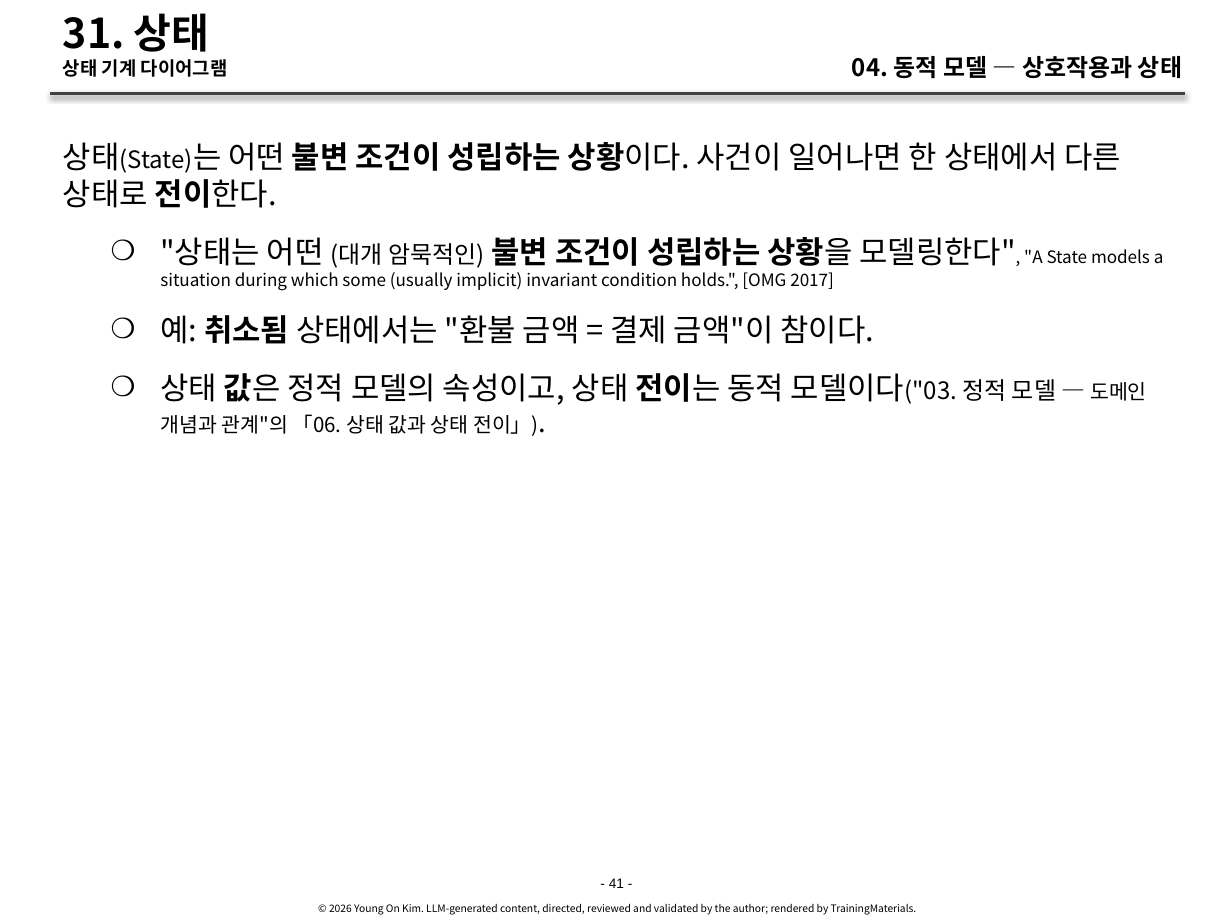
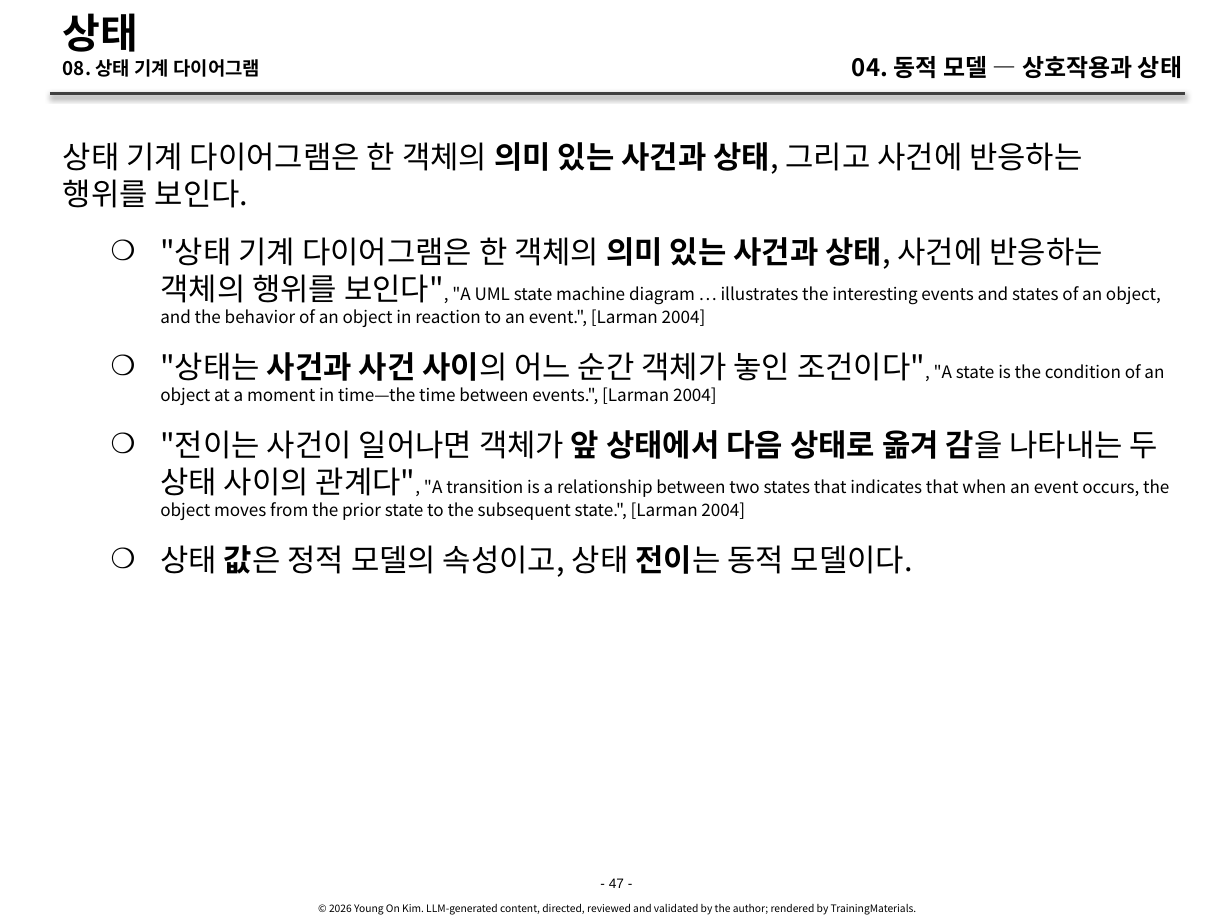
Before and after one commit to YoungSan77/TrainingMaterials, a slide deck: slide 47 of courses/ooad/sessions/s04.pptx (slide 41 before the commit). Drawn at 1232x924 pixels with LibreOffice and Linux fonts; fonts in the diff are those of the drawing. Boxes give left, top, right and bottom in pixels: in the first picture for what was removed or moved away, otherwise in the second. Text is boxed around its words. In the diff, an @@ line names an element or a change of style, - is before the commit and + after.

```diff
--- a/courses/ooad/sessions/s04.pptx
+++ b/courses/ooad/sessions/s04.pptx
@@ title at bbox=[63, 13, 261, 77]: text changed @@
-31. 상태
-상태 기계 다이어그램
+상태
+08. 상태 기계 다이어그램
@@ text at bbox=[63, 142, 1169, 577]: text changed; size 18 to 10 pt @@
-상태(State)는 어떤 불변 조건이 성립하는 상황이다. 사건이 일어나면 한 상태에서 다른 상태로 전이한다.
-    ❍ "상태는 어떤 (대개 암묵적인) 불변 조건이 성립하는 상황을 모델링한다", "A State models a situation during which some (usually implicit) invariant condition holds.", [OMG 2017]
-    ❍ 예: 취소됨 상태에서는 "환불 금액 = 결제 금액"이 참이다.
-    ❍ 상태 값은 정적 모델의 속성이고, 상태 전이는 동적 모델이다("03. 정적 모델 — 도메인 개념과 관계"의 「06. 상태 값과 상태 전이」).
+상태 기계 다이어그램은 한 객체의 의미 있는 사건과 상태, 그리고 사건에 반응하는 행위를 보인다.
+    ❍ "상태 기계 다이어그램은 한 객체의 의미 있는 사건과 상태, 사건에 반응하는 객체의 행위를 보인다", "A UML state machine diagram … illustrates the interesting events and states of an object, and the behavior of an object in reaction to an event.", [Larman 2004]
+    ❍ "상태는 사건과 사건 사이의 어느 순간 객체가 놓인 조건이다", "A state is the condition of an object at a moment in time—the time between events.", [Larman 2004]
+    ❍ "전이는 사건이 일어나면 객체가 앞 상태에서 다음 상태로 옮겨 감을 나타내는 두 상태 사이의 관계다", "A transition is a relationship between two states that indicates that when an event occurs, the object moves from the prior state to the subsequent state.", [Larman 2004]
+    ❍ 상태 값은 정적 모델의 속성이고, 상태 전이는 동적 모델이다.
@@ text at bbox=[609, 878, 624, 888]: text changed @@
-- 41 -
+- 47 -
```
Also in this commit, not shown: 62 other slides changed, 15 slides added, 8 slides removed, 51 other files.
